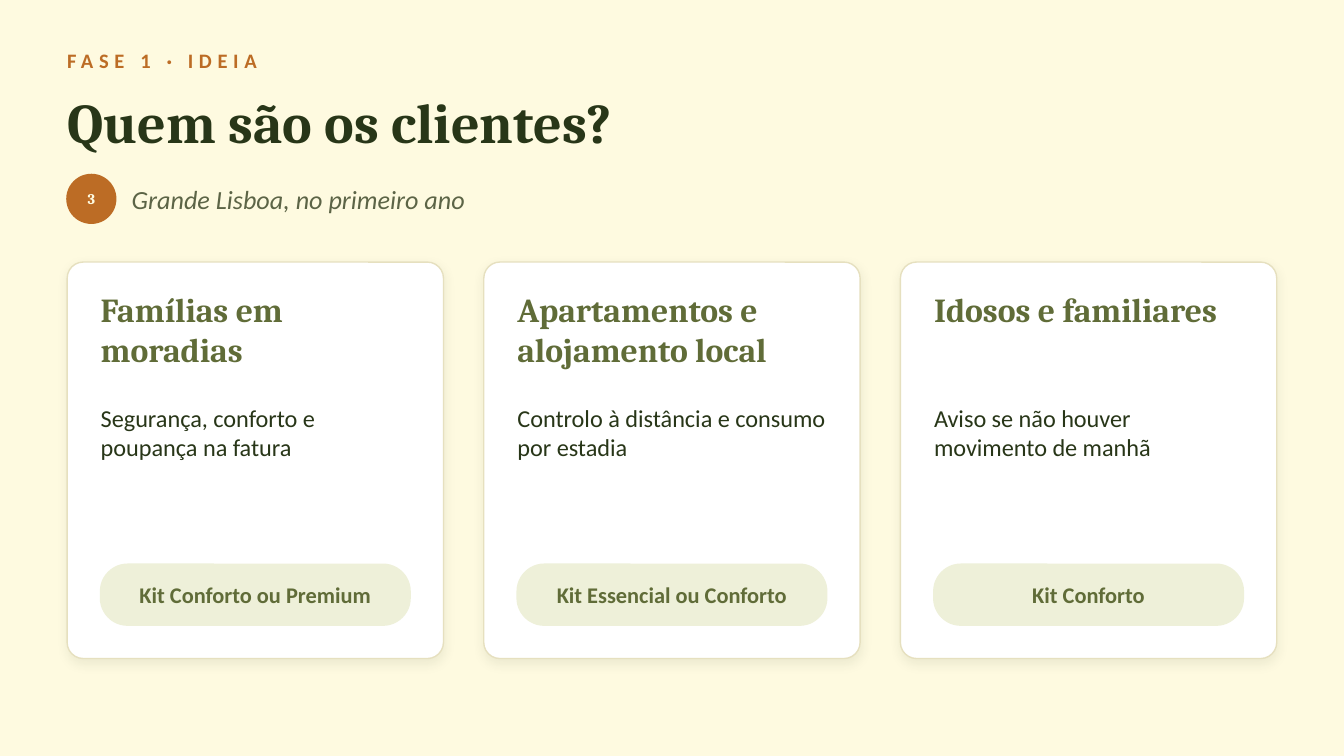
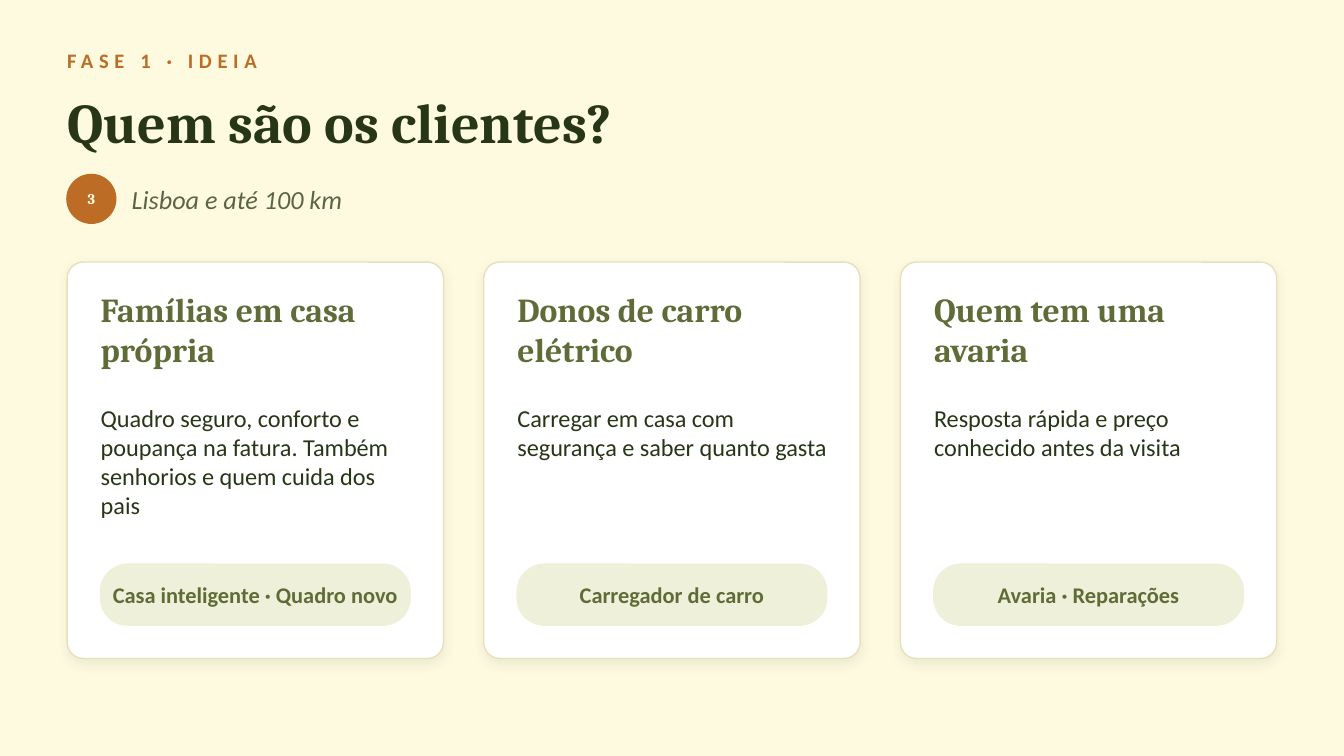
Before and after one commit to ruibraganca2014-coder/marketing-saas, a slide deck: slide 4 of domus-energia/negocio/Domus_Energia_Ideia_de_Negocio.pptx. Drawn at 1344x756 pixels with LibreOffice and Linux fonts; fonts in the diff are those of the drawing. Boxes give left, top, right and bottom in pixels: in the first picture for what was removed or moved away, otherwise in the second. Text is boxed around its words. In the diff, an @@ line names an element or a change of style, - is before the commit and + after.

```diff
--- a/domus-energia/negocio/Domus_Energia_Ideia_de_Negocio.pptx
+++ b/domus-energia/negocio/Domus_Energia_Ideia_de_Negocio.pptx
@@ text at (132, 191, 342, 209): text changed @@
-Grande Lisboa, no primeiro ano
+Lisboa e até 100 km
@@ text at (101, 298, 355, 369): text changed @@
-Famílias em moradias
+Famílias em casa própria
@@ text at (517, 298, 743, 363): text changed @@
-Apartamentos e alojamento local
+Donos de carro elétrico
@@ text at (934, 299, 1165, 363): text changed @@
-Idosos e familiares
+Quem tem uma avaria
@@ text at (101, 410, 388, 518): text changed @@
-Segurança, conforto e poupança na fatura
+Quadro seguro, conforto e poupança na fatura. Também senhorios e quem cuida dos pais
@@ text at (517, 411, 826, 460): text changed @@
-Controlo à distância e consumo por estadia
+Carregar em casa com segurança e saber quanto gasta
@@ text at (934, 410, 1181, 456): text changed @@
-Aviso se não houver movimento de manhã
+Resposta rápida e preço conhecido antes da visita
@@ text at (113, 587, 397, 607): text changed @@
-Kit Conforto ou Premium
+Casa inteligente · Quadro novo
@@ text at (580, 587, 764, 607): text changed @@
-Kit Essencial ou Conforto
+Carregador de carro
@@ text at (998, 587, 1180, 607): text changed @@
-Kit Conforto
+Avaria · Reparações
```
Also in this commit, not shown: 11 other slides changed, 1 slide added, 4 other files.
